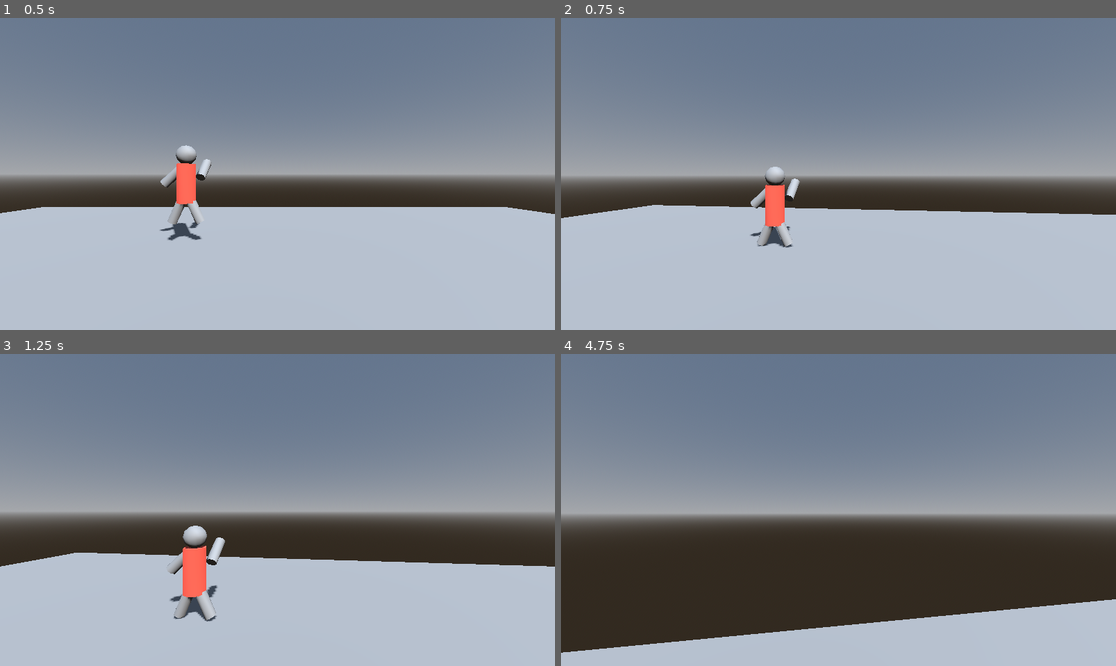
Above: before the commit, frames 1-4 (two rows, left to right).
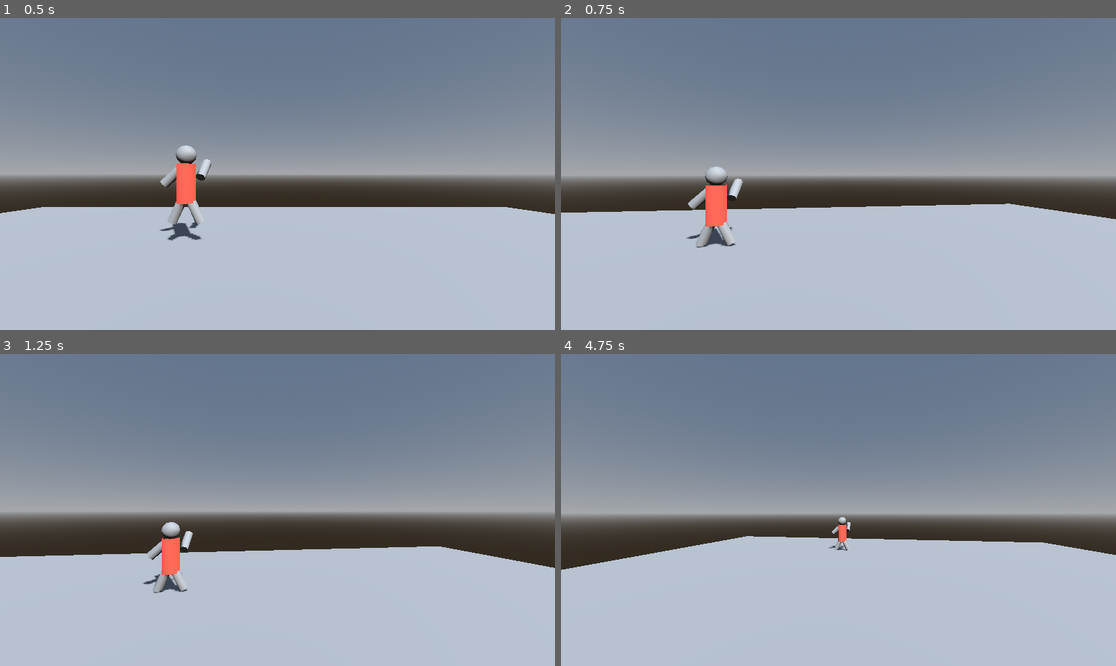
Above: after the commit, the same moments.

Repository: kzarkses/Scrawl
Game: Godot game, scene res://scenes/levels/Main.tscn
Two runs of this game, one before a commit and one after it. Both use one fixed random seed, a clock stepped at 60 frames per second and the inputs below.
Inputs (mouse positions are in pixels of both pictures, inside the frame that each line leads up to):
- Up to frame 1 (0.5 s): no input
- Up to frame 2 (0.75 s): tap Enter at 0.5 s; move the mouse to (866, 174) at 0.52 s; hold W (move_forward) from 0.53 s (still down); click (866, 174) at 0.6 s
- Up to frame 3 (1.25 s): keep holding W (move_forward); tap Space (jump) at 0.77, 0.8, 1.07 s
- Up to frame 4 (4.75 s): keep holding W (move_forward); move the mouse to (810, 510) at 1.27 s; tap Space (jump) at 1.35, 1.52, 1.82, 2.3, 3.02, 3.32, 3.6, 3.77, 4.07, 4.52 s; click (810, 510) at 1.55 s; move the mouse to (849, 503) at 2.02 s; click (849, 503) at 2.1 s; move the mouse to (832, 516) at 2.77 s; click (832, 516) at 2.85 s; move the mouse to (877, 513) at 3.52 s; move the mouse to (794, 506) at 4.27 s; click (794, 506) at 4.35 s

Frame 1 is identical in both runs. In frame 2, 3.3% of the frame differs, in the area x 0-100%, y 47-74%; in frame 3, 4.4%; in frame 4, 26%, in the area x 0-100%, y 52-96%.

Commit message:
Continuation cleaning

Diff:
--- a/scripts/components/player.gd
+++ b/scripts/components/player.gd
@@ -2,11 +2,11 @@
 
 #region Public
 # Movement constants
-const SPEED = 5.0
-const JUMP_VELOCITY = 4.5
-const ATTACK_RANGE = 2.0
-const ATTACK_COOLDOWN = 0.4
-const MOUSE_SENSITIVITY = 0.002
+@export var m_speed: float = 5.0
+@export var m_jump_velocity: float = 4.5
+@export var m_attack_range: float = 2.0
+@export var m_attack_cooldown: float = 0.4
+@export var m_mouse_sensitivity: float = 0.002
 #endregion
 
 #region Godot API
@@ -18,18 +18,14 @@
 	Input.set_mouse_mode(Input.MOUSE_MODE_CAPTURED)
 
 func _input(event: InputEvent) -> void:
-	# Handle camera rotation with mouse
 	if event is InputEventMouseMotion:
-		# Horizontal player rotation
-		_player_rotation_y -= event.relative.x * MOUSE_SENSITIVITY
-		rotate_y(event.relative.x * MOUSE_SENSITIVITY)
+		_player_rotation_y -= event.relative.x * m_mouse_sensitivity
+		rotate_y(-event.relative.x * m_mouse_sensitivity)
 
-		# Vertical camera rotation (limited)
-		_camera_rotation_x -= event.relative.y * MOUSE_SENSITIVITY
+		_camera_rotation_x -= event.relative.y * m_mouse_sensitivity
 		_camera_rotation_x = clamp(_camera_rotation_x, -PI/2, PI/2)
 		_camera_pivot.rotation.x = _camera_rotation_x
 
-	# Exit mouse capture mode with Escape
 	if event is InputEventKey and event.pressed and event.keycode == KEY_ESCAPE:
 		if Input.get_mouse_mode() == Input.MOUSE_MODE_CAPTURED:
 			Input.set_mouse_mode(Input.MOUSE_MODE_VISIBLE)
@@ -37,36 +33,38 @@
 			Input.set_mouse_mode(Input.MOUSE_MODE_CAPTURED)
 
 func _physics_process(delta: float) -> void:
-	# Apply knockback
 	if _knockback_vector.length() > 0.1:
 		velocity += _knockback_vector * delta
 		_knockback_vector = _knockback_vector.lerp(Vector3.ZERO, delta * 5)
 
-	# Add gravity
 	if not is_on_floor():
 		velocity += GameManager.get_gravity() * delta
 
-	# Handle jump
 	if Input.is_action_just_pressed("jump") and is_on_floor():
-		velocity.y = JUMP_VELOCITY
+		velocity.y = m_jump_velocity
 
 	# Get input direction for strafing
 	var input_dir := Input.get_vector("move_left", "move_right", "move_forward", "move_backward")
 
-	# Create direction vector relative to player orientation (strafing)
+	# Create direction vector based on player orientation
 	var direction = Vector3.ZERO
-	direction = Vector3(input_dir.x, 0, input_dir.y).rotated(Vector3.UP, _player_rotation_y).normalized()
+	var forward = global_transform.basis.z
+	forward.y = 0
+	forward = forward.normalized()
 
-	# Don't allow movement during attack
+	var right = global_transform.basis.x.normalized()
+
+	direction = (forward * -input_dir.y + right * input_dir.x).normalized()
+
 	if _is_attacking:
-		direction = direction * 0.3  # Reduce speed during attack
+		direction = direction * 0.3
 
 	if direction:
-		velocity.x = direction.x * SPEED
-		velocity.z = direction.z * SPEED
+		velocity.x = direction.x * m_speed
+		velocity.z = direction.z * m_speed
 	else:
-		velocity.x = move_toward(velocity.x, 0, SPEED)
-		velocity.z = move_toward(velocity.z, 0, SPEED)
+		velocity.x = move_toward(velocity.x, 0, m_speed)
+		velocity.z = move_toward(velocity.z, 0, m_speed)
 
 	# Handle attack
 	if Input.is_action_just_pressed("attack") and _can_attack:
@@ -103,7 +101,7 @@
 				enemy.apply_knockback(knockback_direction * 10.0)
 
 	# Reset state after delay
-	await get_tree().create_timer(ATTACK_COOLDOWN).timeout
+	await get_tree().create_timer(m_attack_cooldown).timeout
 	_is_attacking = false
 	_can_attack = true
 
@@ -113,7 +111,7 @@
 #endregion
 
 #region Private
-# Child nodes (to be added in editor)
+# Child nodes
 @onready var _attack_area: Area3D = $AttackArea
 @onready var _animation_player: AnimationPlayer = $AnimationPlayer
 @onready var _camera_pivot: Node3D = $CameraPivot
@@ -127,16 +125,16 @@
 var _knockback_resistance: float = 0.8
 var _camera_rotation_x: float = 0.0
 var _player_rotation_y: float = 0.0
+#endregion
 
+
+#region Private API
 func _get_enemies_in_attack_range() -> Array:
 	var enemies = []
 
-	# Attack direction based on camera orientation
 	var attack_direction = -_camera_pivot.global_transform.basis.z.normalized()
 
-	# If using Area3D for detection
 	if _attack_area:
-		# Reposition attack area in front of player, in camera direction
 		_attack_area.global_position = global_position + attack_direction * 2.0
 
 		var bodies = _attack_area.get_overlapping_bodies()
@@ -144,14 +142,13 @@
 			if body.is_in_group("enemies"):
 				enemies.append(body)
 	else:
-		# Ray-based detection
 		var space_state = get_world_3d().direct_space_state
 		var query = PhysicsRayQueryParameters3D.new()
 
-		query.from = global_position + Vector3(0, 1.0, 0)  # Start at eye level
-		query.to = query.from + attack_direction * ATTACK_RANGE
+		query.from = global_position + Vector3(0, 1.0, 0)
+		query.to = query.from + attack_direction * m_attack_range
 		query.exclude = [self]
-		query.collision_mask = 0b00000010  # Enemy collision layer
+		query.collision_mask = 0b00000010
 
 		var result = space_state.intersect_ray(query)
 		if result and result.collider.is_in_group("enemies"):
@@ -160,11 +157,9 @@
 	return enemies
 
 func _on_player_hit(damage_amount: float) -> void:
-	# Damage animation or visual effect
 	if _animation_player.has_animation("take_hit"):
 		_animation_player.play("take_hit")
 
-	# Visual feedback (flash, camera shake, etc.)
 	if _camera:
 		var shake_intensity = min(damage_amount / 10.0, 0.5)
 		_shake_camera(shake_intensity)
@@ -173,7 +168,6 @@
 	if _camera:
 		var initial_position = _camera.position
 
-		# Simple shake animation
 		for i in range(10):
 			var rand_offset = Vector3(
 				randf_range(-intensity, intensity),
@@ -183,6 +177,5 @@
 			_camera.position = initial_position + rand_offset
 			await get_tree().create_timer(duration / 10.0).timeout
 
-		# Return to initial position
 		_camera.position = initial_position
 #endregion
Empty file added: scripts/components/example.gd
